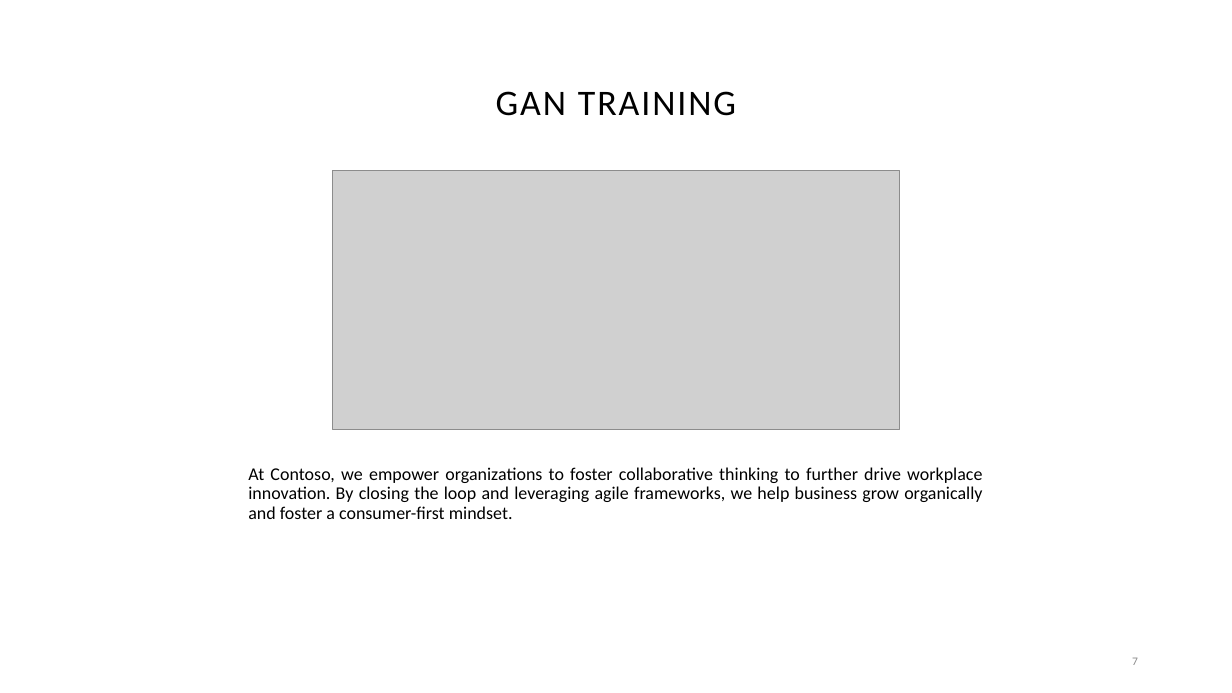
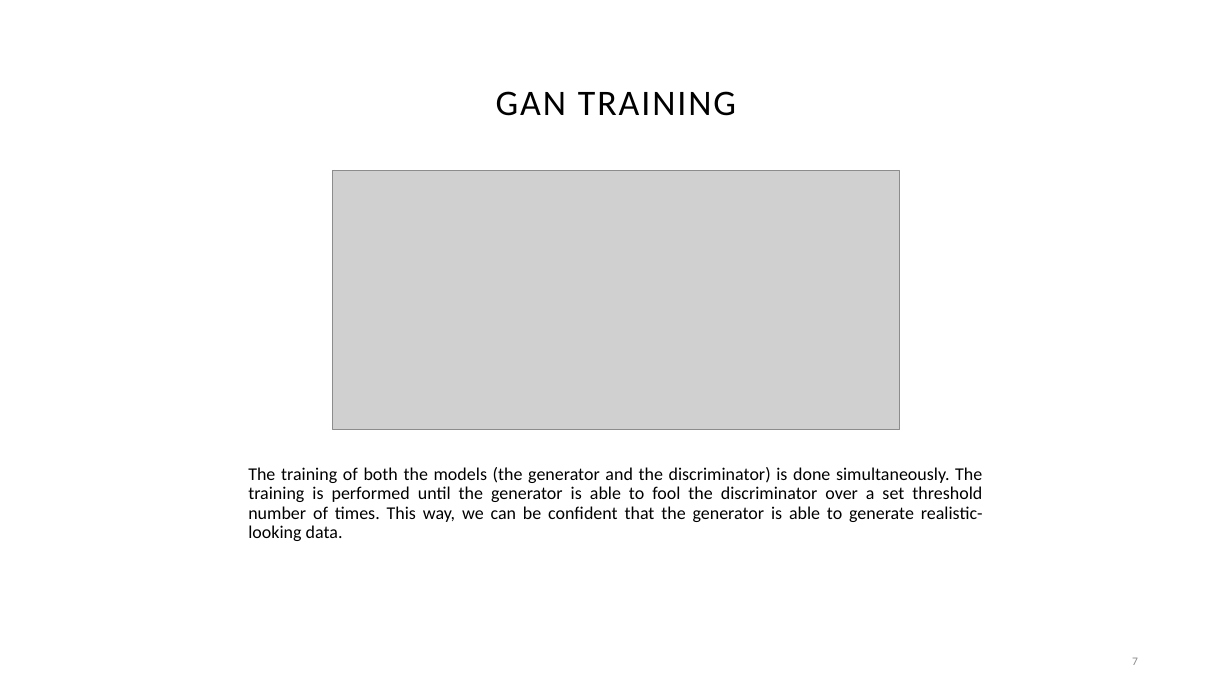
Before and after one commit to shahaman06/CMPE297-ShortStory, a slide deck: slide 7 of CMPE 297 Short Story Presentation.pptx. Drawn at 1232x693 pixels with LibreOffice and Linux fonts; fonts in the diff are those of the drawing; grey boxes stand for pictures. Boxes give left, top, right and bottom in pixels: in the first picture for what was removed or moved away, otherwise in the second. Text is boxed around its words. In the diff, an @@ line names an element or a change of style, - is before the commit and + after.

```diff
--- a/CMPE 297 Short Story Presentation.pptx
+++ b/CMPE 297 Short Story Presentation.pptx
@@ text at bbox=[248, 467, 983, 541]: text changed @@
-At Contoso, we empower organizations to foster collaborative thinking to further drive workplace innovation. By closing the loop and leveraging agile frameworks, we help business grow organically and foster a consumer-first mindset.
+The training of both the models (the generator and the discriminator) is done simultaneously. The training is performed until the generator is able to fool the discriminator over a set threshold number of times. This way, we can be confident that the generator is able to generate realistic-looking data.
```
Also in this commit, not shown: 5 other slides changed.
